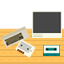
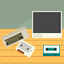
Before/after of a (64, 64) layered artwork. What changed in the layer stack:
painted on "Background" over [0, 0, 64, 30]
